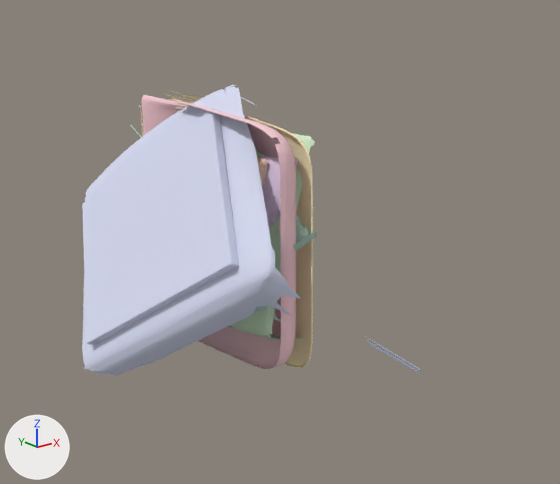
One commit to the glTF model static/generation_img/0af130ac34bd4ea284606f1820ca2578/view_input_colored.glb: the scene before it, then after it.
Rendered twice from a 50 mm lens placed at (-0.875, -1.296, 0.452), pointed at (0.022, -0.175, 0.003). Every picture has the same lights, and +X, +Y and +Z are marked at lower left. The older version comes first. Where no turn or scale is listed for an object, it has been applied to the vertices.

The first picture shows 'geometry_1', 'geometry_10', 'geometry_11', 'geometry_12', 'geometry_2', 'geometry_3', 'geometry_4', 'geometry_6', 'geometry_8'.
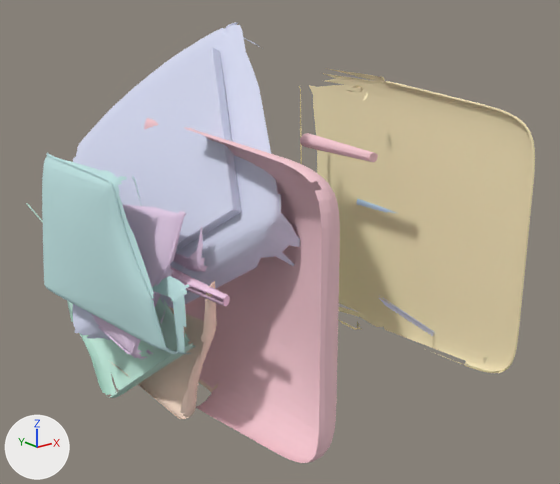
Edits to the bpy script that builds the scene:
```text
Change me_geometry_12:
    remove me_geometry_12.from_pydata(...)  # 548 vertices, 1005 faces; spans x -0.197..-0.087, y -0.434..0.105, z -0.265..0.251
    add me_geometry_12.from_pydata(...)  # 548 vertices, 1005 faces; spans x -0.342..-0.233, y -0.706..-0.168, z -0.274..0.242
    me_geometry_12 part 1: the whole mesh is moved by (-0.146, -0.272, -0.009)
Change me_geometry_11:
    remove me_geometry_11.from_pydata(...)  # 1180 vertices, 2356 faces; spans x -0.121..0.034, y -0.166..0.188, z -0.255..0.086
    add me_geometry_11.from_pydata(...)  # 1180 vertices, 2356 faces; spans x -0.164..-0.01, y -0.157..0.196, z -0.439..-0.098
    me_geometry_11 part 2: the whole mesh is moved by (-0.043, 0.008, -0.183)
Change me_geometry_10:
    remove me_geometry_10.from_pydata(...)  # 605 vertices, 1065 faces; spans x -0.328..-0.168, y -0.278..0.204, z -0.165..0.122
    add me_geometry_10.from_pydata(...)  # 605 vertices, 1065 faces; spans x -0.609..-0.449, y -0.357..0.125, z -0.119..0.167
    me_geometry_10 part 3: the whole mesh is moved by (-0.281, -0.079, 0.046)
Change me_geometry_5:
    remove me_geometry_5.from_pydata(...)  # 29 vertices, 54 faces; spans x 0.213..0.24, y -0.478..-0.28, z 0.046..0.074
    add me_geometry_5.from_pydata(...)  # 29 vertices, 54 faces; spans x 0.451..0.478, y -0.751..-0.554, z 0.097..0.125
    me_geometry_5 part 4: the whole mesh is moved by (0.238, -0.273, 0.051)
Change me_geometry_4:
    remove me_geometry_4.from_pydata(...)  # 391 vertices, 630 faces; spans x 0.118..0.215, y -0.435..0.134, z -0.242..0.283
    add me_geometry_4.from_pydata(...)  # 391 vertices, 630 faces; spans x 0.307..0.405, y -0.754..-0.186, z -0.186..0.339
    me_geometry_4 part 5: the whole mesh is moved by (0.189, -0.32, 0.056)
Change me_geometry_3:
    remove me_geometry_3.from_pydata(...)  # 289 vertices, 470 faces; spans x -0.28..-0.227, y -0.281..0.183, z -0.131..0.154
    add me_geometry_3.from_pydata(...)  # 289 vertices, 470 faces; spans x -0.512..-0.46, y -0.372..0.092, z -0.256..0.03
    me_geometry_3 part 6: the whole mesh is moved by (-0.232, -0.091, -0.125)
Change me_geometry_2:
    remove me_geometry_2.from_pydata(...)  # 385 vertices, 639 faces; spans x -0.313..0.258, y -0.33..0.336, z -0.187..0.41
    add me_geometry_2.from_pydata(...)  # 385 vertices, 639 faces; spans x -0.357..0.213, y -0.403..0.264, z -0.068..0.53
    me_geometry_2 part 7: the whole mesh is moved by (-0.045, -0.072, 0.119)
Change me_geometry_1:
    remove me_geometry_1.from_pydata(...)  # 298 vertices, 492 faces; spans x -0.297..-0.237, y -0.206..0.424, z -0.211..0.127
    add me_geometry_1.from_pydata(...)  # 298 vertices, 492 faces; spans x -0.552..-0.493, y -0.193..0.436, z -0.357..-0.019
    me_geometry_1 part 8: the whole mesh is moved by (-0.255, 0.012, -0.146)
Change me_geometry_0:
    remove me_geometry_0.from_pydata(...)  # 29 vertices, 54 faces; spans x 0.056..0.082, y -0.43..-0.235, z 0.173..0.201
    add me_geometry_0.from_pydata(...)  # 29 vertices, 54 faces; spans x 0.168..0.195, y -0.668..-0.473, z 0.361..0.389
    me_geometry_0 part 9: the whole mesh is moved by (0.112, -0.238, 0.188)
```

Pixel boxes [x1, y1, x2, y2] of what changed, in the pictures (560 x 484 px):
'geometry_2', moved: before [82, 84, 422, 376]; after [73, 22, 435, 340]
'geometry_4', moved: before [138, 89, 313, 368]; after [299, 68, 535, 374]
'geometry_12', moved: before [142, 95, 296, 369]; after [144, 118, 340, 463]
'geometry_10', moved (mostly hidden before): before [255, 306, 281, 322]; after [42, 153, 191, 354]
'geometry_1', moved (mostly hidden before): before [130, 125, 317, 256]; after [26, 203, 195, 398]
'geometry_3', moved (mostly hidden before): before [277, 216, 281, 231]; after [108, 281, 217, 419]
'geometry_0', moved (not visible before): after [300, 133, 378, 162]
'geometry_11', moved (mostly hidden): before [257, 157, 268, 185]; after [198, 379, 218, 392]
'geometry_5', moved (not visible before): after [356, 199, 398, 214]
'geometry_6', unchanged, uncovered by the edit: before [257, 156, 314, 229]; after [92, 205, 207, 359]
'geometry_8', unchanged, covered by the edit: before [228, 133, 314, 340]
